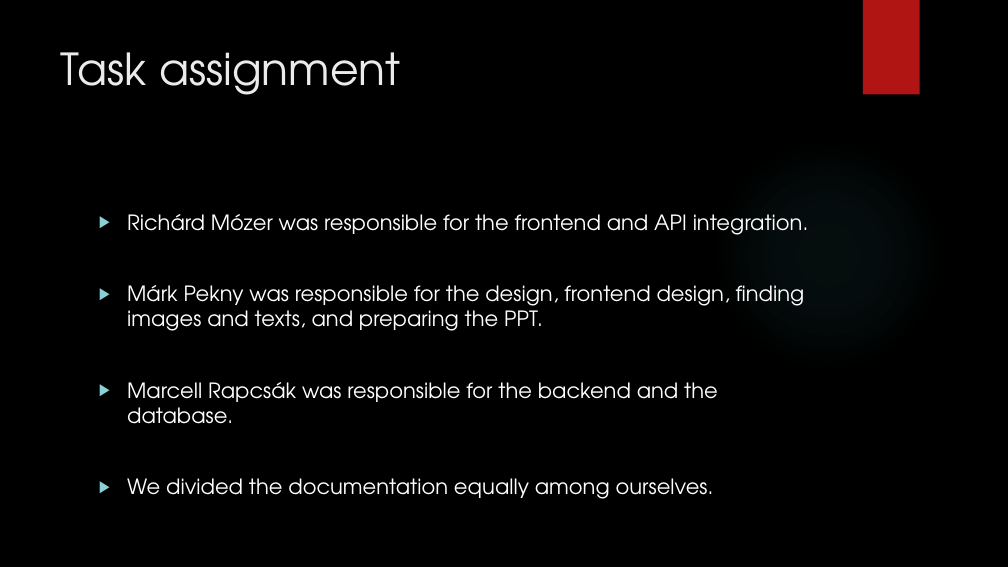
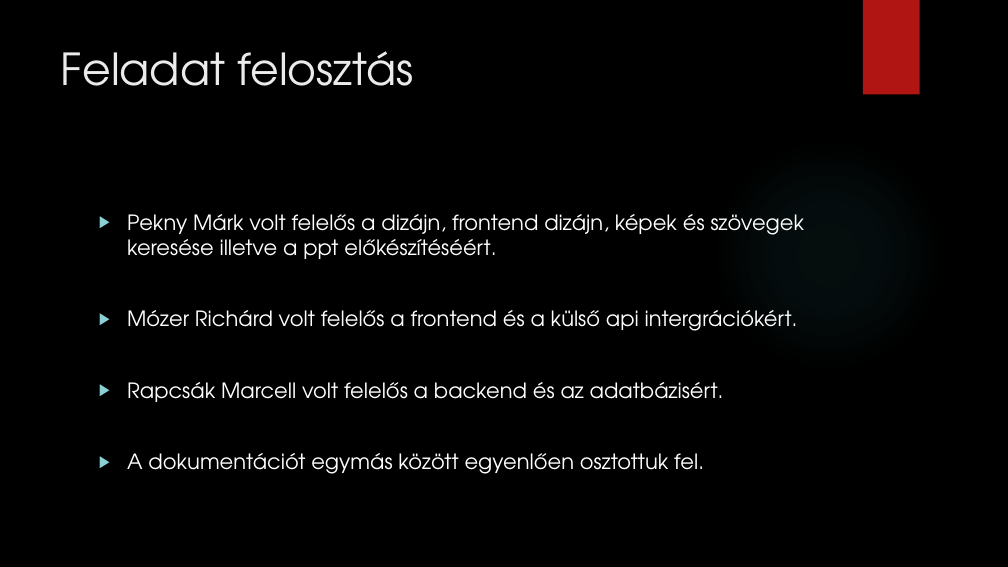
Before and after one commit to mozricsi/zaromunka_kuzdosportok, a slide deck: slide 3 of KüzdőKert.pptx (slide 16 before the commit). Drawn at 1008x567 pixels with LibreOffice and Linux fonts; fonts in the diff are those of the drawing; background and template pictures are left out. Boxes give left, top, right and bottom in pixels: in the first picture for what was removed or moved away, otherwise in the second. Text is boxed around its words. In the diff, an @@ line names an element or a change of style, - is before the commit and + after.

```diff
--- a/KüzdőKert.pptx
+++ b/KüzdőKert.pptx
@@ title at (61, 51, 413, 86): text changed @@
-Task assignment
+Feladat felosztás
@@ text at (127, 214, 805, 474): text changed @@
-▶ Richárd Mózer was responsible for the frontend and API integration.
-▶ Márk Pekny was responsible for the design, frontend design, finding images and texts, and preparing the PPT.
-▶ Marcell Rapcsák was responsible for the backend and the database.
-▶ We divided the documentation equally among ourselves.
+▶ Pekny Márk volt felelős a dizájn, frontend dizájn, képek és szövegek keresése illetve a ppt előkészítéséért.
+▶ Mózer Richárd volt felelős a frontend és a külső api intergrációkért.
+▶ Rapcsák Marcell volt felelős a backend és az adatbázisért.
+▶ A dokumentációt egymás között egyenlően osztottuk fel.
```
Also in this commit, not shown: 5 other slides changed.
